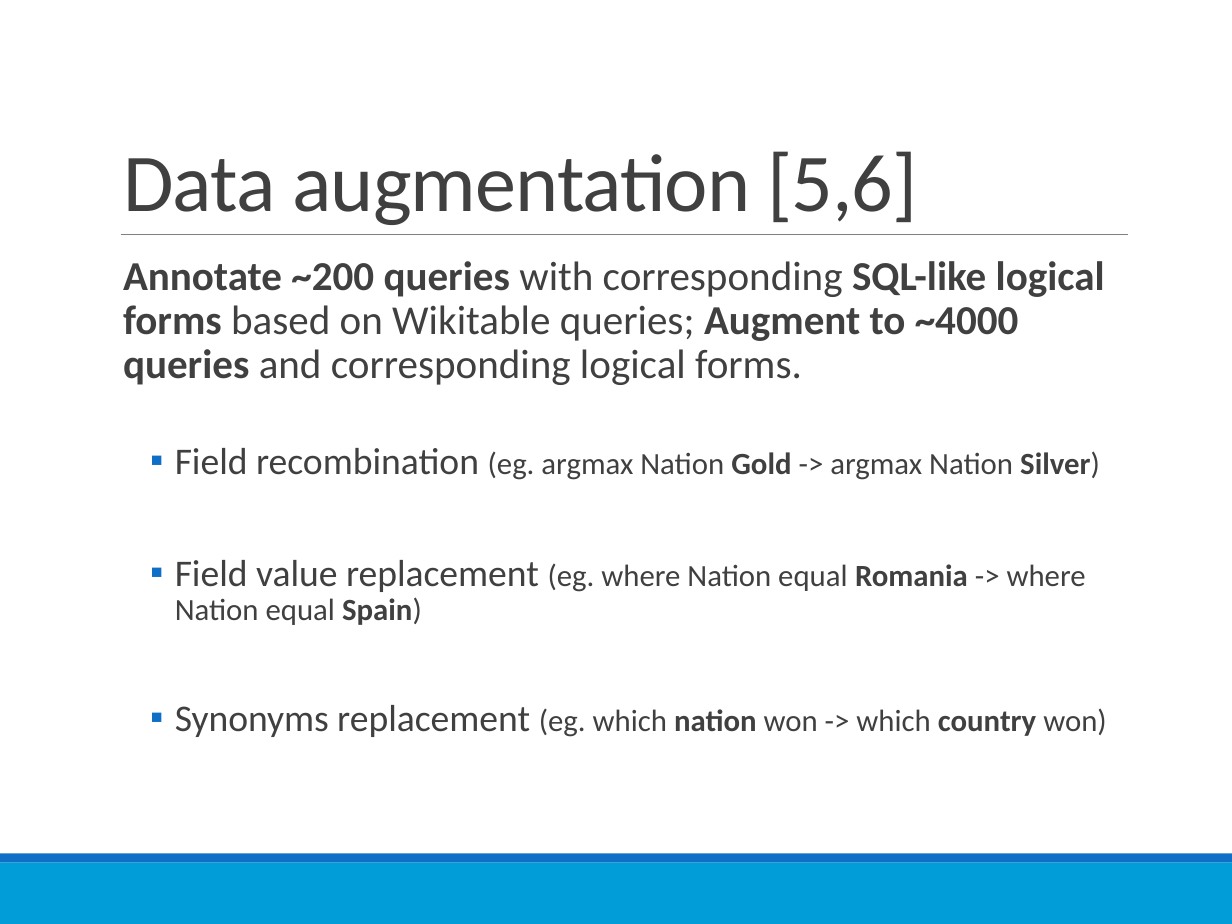
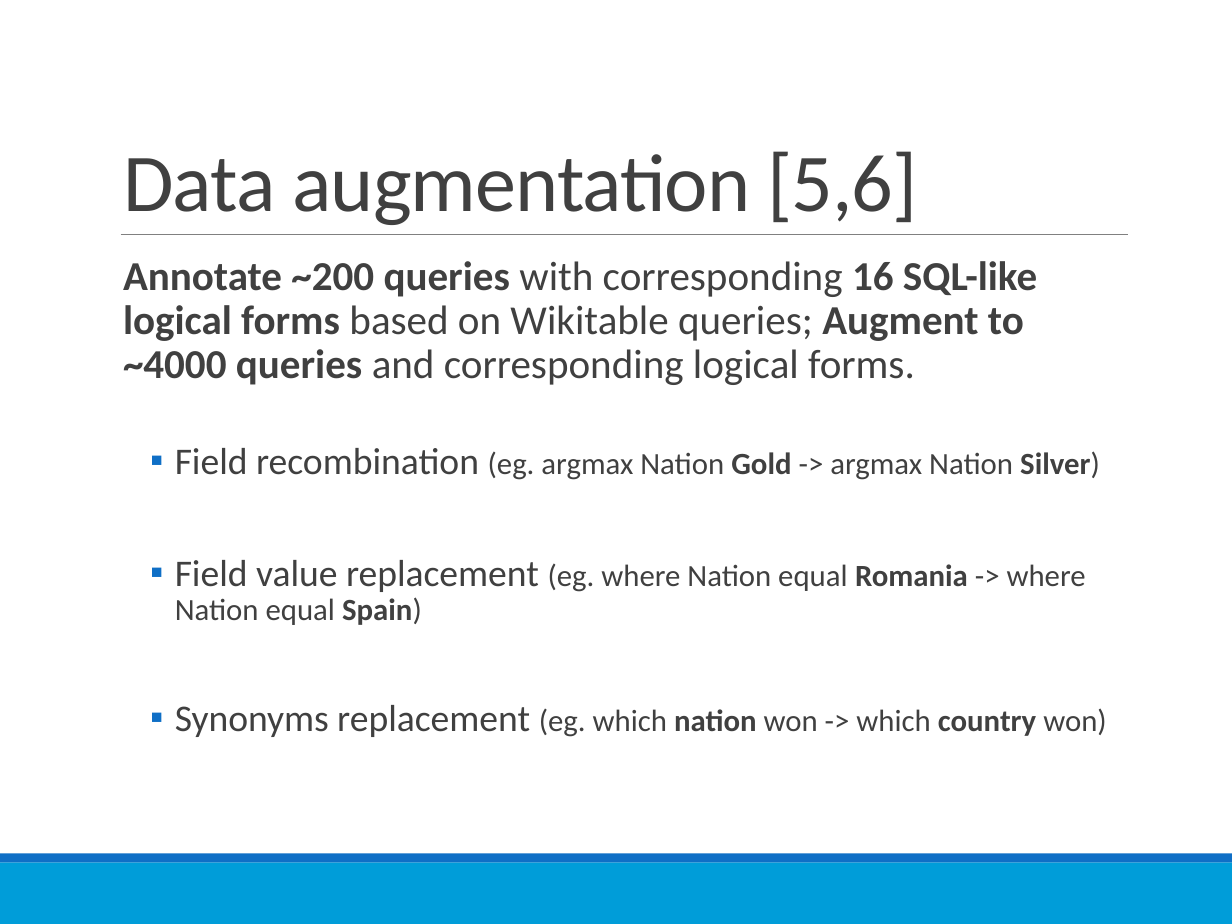
Before and after one commit to richardxiong/dnnQuery, a slide deck: slide 12 of dnnQuery.pptx (slide 10 before the commit). Drawn at 1232x924 pixels with LibreOffice and Linux fonts; fonts in the diff are those of the drawing. Boxes give left, top, right and bottom in pixels: in the first picture for what was removed or moved away, otherwise in the second. Text is boxed around its words. In the diff, an @@ line names an element or a change of style, - is before the commit and + after.

```diff
--- a/dnnQuery.pptx
+++ b/dnnQuery.pptx
@@ text at <box>123,261,1037,385</box>: text changed @@
-Annotate ~200 queries with corresponding SQL-like logical forms based on Wikitable queries; Augment to ~4000 queries and corresponding logical forms.
+Annotate ~200 queries with corresponding 16 SQL-like logical forms based on Wikitable queries; Augment to ~4000 queries and corresponding logical forms.
```
Also in this commit, not shown: 11 other slides changed, 2 slides added, 16 other files.
